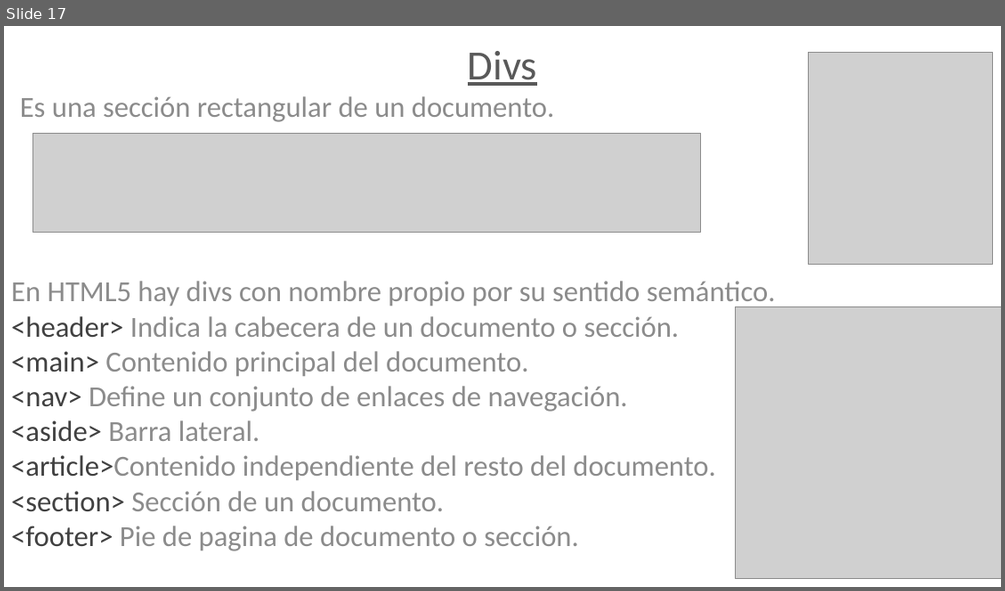
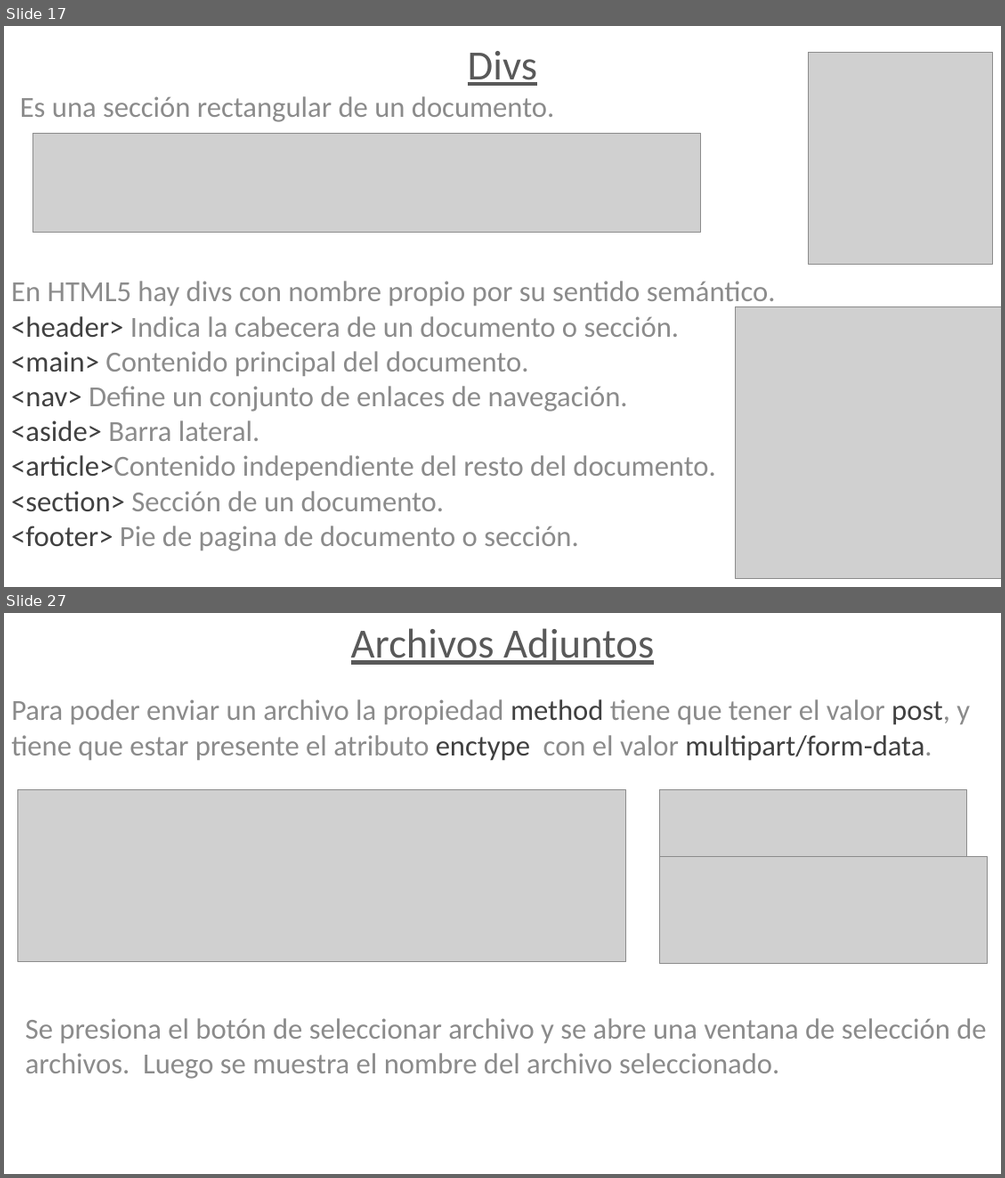
Before and after one commit to juanjomac/ApunteHtml, a slide deck: Presentación1.pptx. Shown one above the other, each under a label of ours: slide 17 before the commit, slides 17 and 27 after it; the slides between them are not shown. The pictures are 1005x591 and 1005x1178 pixels, drawn with LibreOffice and Linux fonts; fonts in the diff are those of the drawing; grey boxes stand for pictures. Boxes give left, top, right and bottom in pixels: in the first picture for what was removed or moved away, otherwise in the second. Text is boxed around its words. In the diff, an @@ line names an element or a change of style, - is before the commit and + after.

```diff
--- a/Presentación1.pptx
+++ b/Presentación1.pptx
@@ slide 27 added at (x1=4, y1=613, x2=1001, y2=1174), background #FFFFFF @@
@@ text added at (x1=11, y1=628, x2=970, y2=761), 28 pt, text #8C8C8C @@
+Archivos Adjuntos
+Para poder enviar un archivo la propiedad method tiene que tener el valor post, y tiene que estar presente el atributo enctype con el valor multipart/form-data.
@@ picture added at (x1=17, y1=789, x2=625, y2=962) @@
@@ picture added at (x1=660, y1=789, x2=967, y2=877) @@
@@ picture added at (x1=660, y1=856, x2=987, y2=963) @@
@@ text added at (x1=25, y1=1018, x2=986, y2=1078), 28 pt, text #8C8C8C @@
+Se presiona el botón de seleccionar archivo y se abre una ventana de selección de archivos. Luego se muestra el nombre del archivo seleccionado.
```
Also in this commit, not shown: 13 other slides added.
